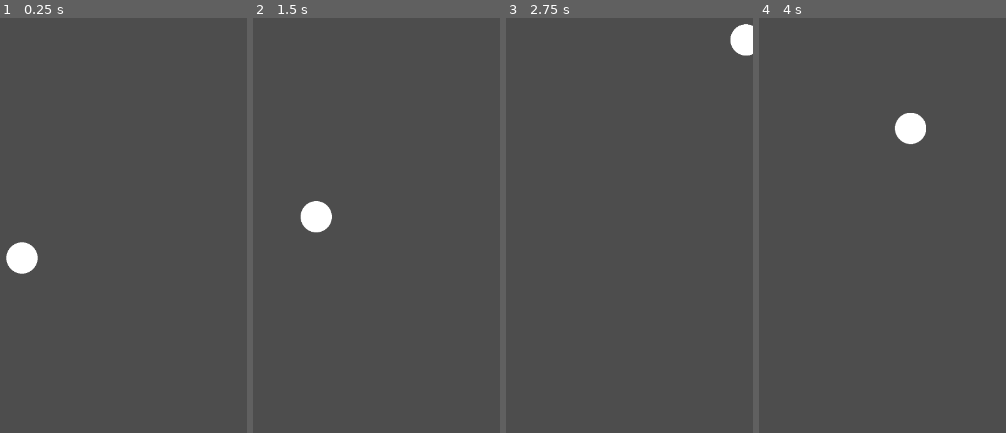
Above: before the commit, frames 1-4 (left to right).
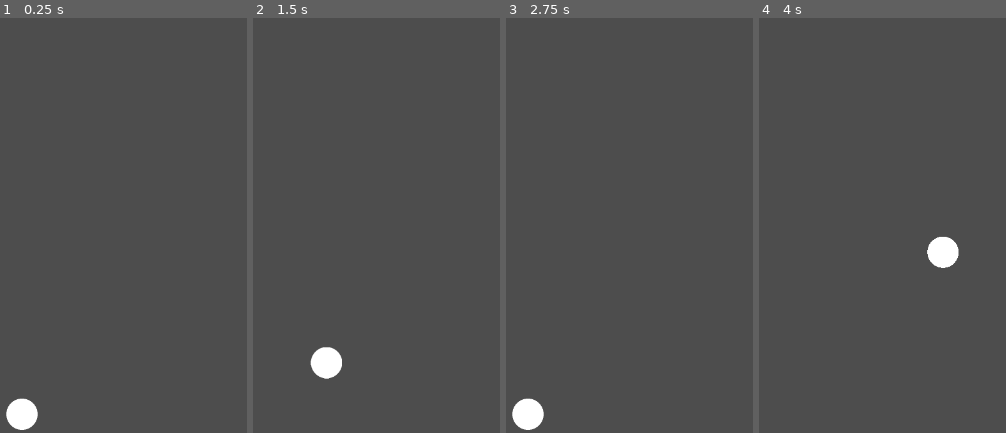
Above: after the commit, the same moments.

Repository: felipedfe/ricochet-godot
Game: Godot game, scene res://scenes/main.tscn
Two runs of this game, one before a commit and one after it. Both use one fixed random seed, a clock stepped at 60 frames per second and the inputs below.
Inputs (mouse positions are in pixels of both pictures, inside the frame that each line leads up to):
- Up to frame 1 (0.25 s): no input
- Up to frame 2 (1.5 s): tap Enter at 0.5 s; move the mouse to (outside the picture) at 0.52 s; click (outside the picture) at 0.6 s; tap D (d) at 0.8, 1.35 s; move the mouse to (outside the picture) at 1.27 s
- Up to frame 3 (2.75 s): click (outside the picture) at 1.55 s; move the mouse to (outside the picture) at 2.02 s; click (outside the picture) at 2.1 s; tap D (d) at 2.3 s
- Up to frame 4 (4 s): move the mouse to (outside the picture) at 2.77 s; tap D (d) at 2.85, 3.8 s; click (outside the picture) at 3.05 s; move the mouse to (917, 154) at 3.52 s; click (917, 154) at 3.6 s

The runs differ from the first frame. In frame 1, 1.6% of the frame differs, in the area x 2-16%, y 53-100%; in frame 2, 1.6%; in frame 3, 1.4%; in frame 4, 1.5%.

Commit message:
change debug initial screen size

Diff:
--- a/project.godot
+++ b/project.godot
@@ -12,13 +12,15 @@
 
 config/name="Ricochet Godot"
 run/main_scene="uid://dgthmi1oursx1"
-config/features=PackedStringArray("4.4", "Mobile")
+config/features=PackedStringArray("4.5", "Mobile")
 config/icon="res://icon.svg"
 
 [display]
 
 window/size/viewport_width=720
 window/size/viewport_height=1280
+window/size/window_width_override=300
+window/size/window_height_override=533
 window/stretch/mode="viewport"
 window/stretch/aspect="keep_height"
 window/handheld/orientation=1
--- a/scenes/ball.gd
+++ b/scenes/ball.gd
@@ -1,6 +1,6 @@
 extends CharacterBody2D
 
-@export var speed := 800.0
+@export var speed := 1000
 var direction := Vector2.ZERO
 var motion: Vector2
 
@@ -8,7 +8,8 @@
 	direction = Vector2.ZERO
 
 func launch():
-	direction = Vector2(1, -1).normalized()
+	# (1, -1) = pra direita e pra cima
+	direction = Vector2(1, -1).normalized() # normalized é pra deixar a velocidade diagonal não muito rápida
 
 func reset():
 	direction = Vector2.ZERO
--- a/scripts/level_1.gd
+++ b/scripts/level_1.gd
@@ -4,7 +4,7 @@
 var initial_ball_pos: Vector2
 
 func _ready():
-	initial_ball_pos = Vector2(get_viewport_rect().size.x / 2, 1000)
+	initial_ball_pos = Vector2(get_viewport_rect().size.x / 2, get_viewport_rect().size.y - 30)
 	ball_node.position = initial_ball_pos
 
 func reset_ball():
Not shown, changed: assets/ball.png.import
Not shown, changed: icon.svg.import
